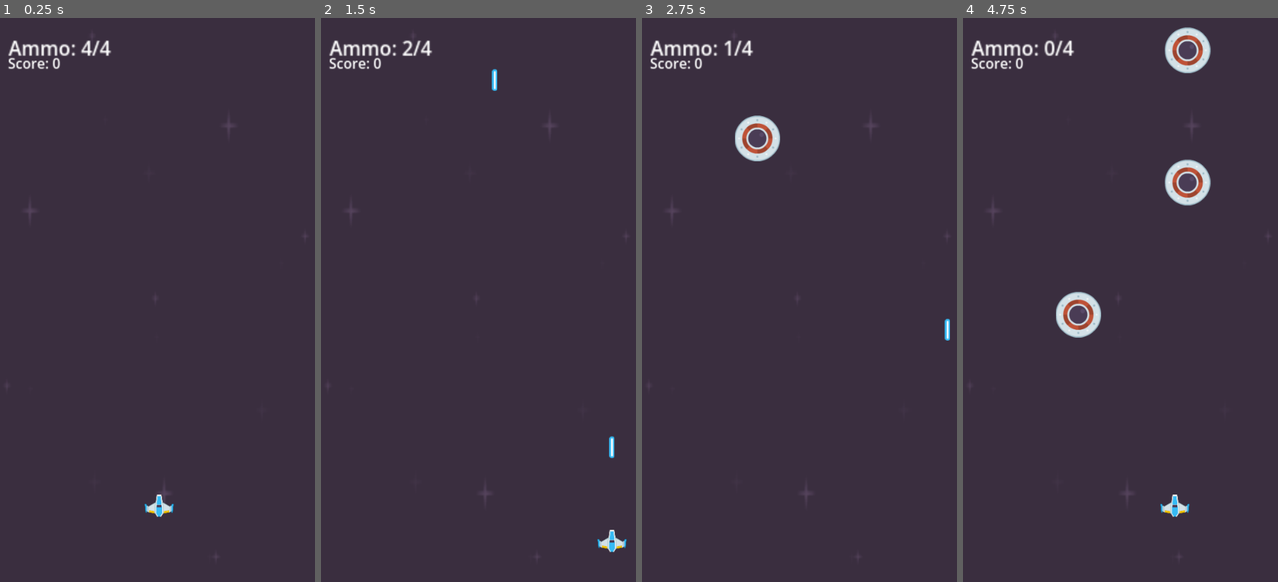
Above: before the commit, frames 1-4 (left to right).
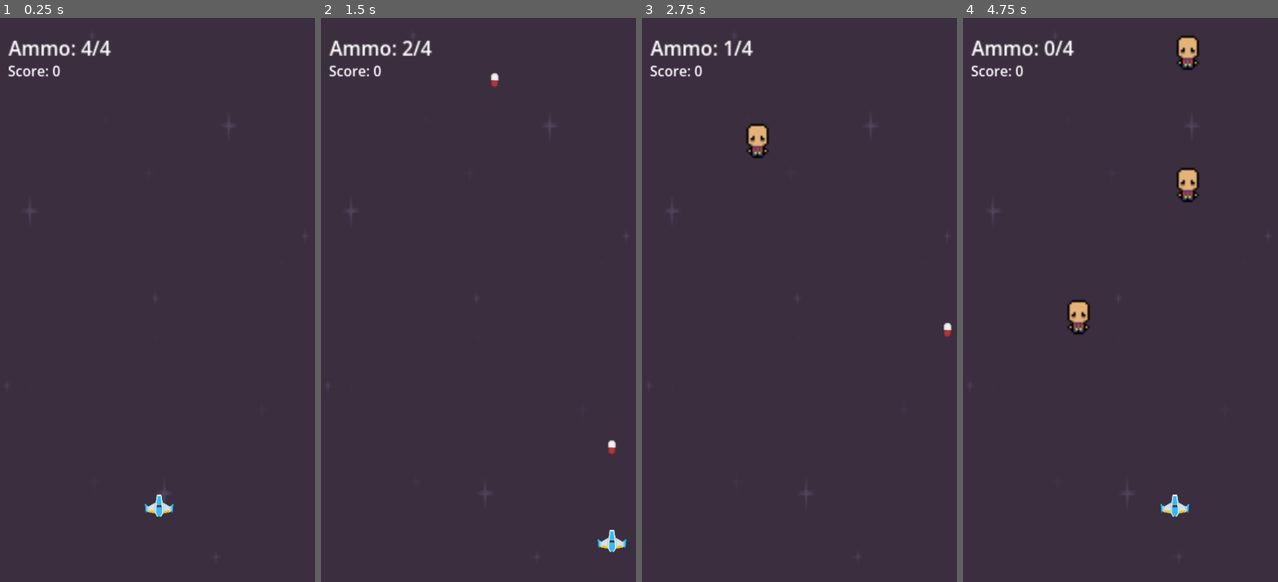
Above: after the commit, the same moments.

Repository: jc1748/GodotSpaceShooterRepo
Game: Godot game, scene res://world.tscn
The game is run twice, just before and just after one commit, with the same random seed, the same clock (stepped at 60 frames per second) and the same inputs.
Inputs:
- Up to frame 1 (0.25 s): no input
- Up to frame 2 (1.5 s): tap Enter at 0.5 s; hold D (move_right) 0.53-1.28 s; tap Space (shoot) at 0.6, 1.35 s; hold S (move_down) from 1.28 s (still down)
- Up to frame 3 (2.75 s): release S (move_down) at 2.03 s; hold D (move_right) from 2.03 s (still down); tap Space (shoot) at 2.1 s
- Up to frame 4 (4.75 s): release D (move_right) at 2.78 s; hold W (move_up) 2.78-3.53 s; tap Space (shoot) at 2.85, 3.6, 4.35 s; hold A (move_left) from 3.53 s (still down); tap R (reload) at 4.15 s

The runs differ from the first frame. In frame 1, 0.3% of the frame differs, in the area x 2-20%, y 7-11%; in frame 2, 0.5%; in frame 3, 1.3%; in frame 4, 3.1%, in the area x 2-79%, y 1-57%.

Commit message:
code structure for Dr. L-A push

Diff:
--- a/space-shooter/Characters/enemy/enemy.tscn
+++ b/space-shooter/Characters/enemy/enemy.tscn
@@ -1,23 +1,25 @@
-[gd_scene load_steps=4 format=3 uid="uid://cxp2icw5g0eob"]
+[gd_scene format=3 uid="uid://cxp2icw5g0eob"]
 
-[ext_resource type="Script" path="res://Characters/enemy/enemy.gd" id="1_eb2o7"]
-[ext_resource type="Texture2D" uid="uid://dynyn84caivbu" path="res://Assets/ufoRed.png" id="2_ifcqv"]
+[ext_resource type="Script" uid="uid://cxuforfgkp0ch" path="res://Characters/enemy/enemy.gd" id="1_eb2o7"]
+[ext_resource type="Texture2D" uid="uid://b218fyf3c85qx" path="res://Assets/sick_man1.png" id="2_eb2o7"]
 
 [sub_resource type="CircleShape2D" id="CircleShape2D_dnjbd"]
-radius = 45.0444
+radius = 25.909079
 
-[node name="Enemy_Collision" type="Area2D" groups=["enemies"]]
+[node name="Enemy_Collision" type="Area2D" unique_id=1377178 groups=["enemies"]]
 scale = Vector2(0.85, 0.85)
 collision_layer = 5
 collision_mask = 11
 script = ExtResource("1_eb2o7")
 
-[node name="Enemy_Sprite" type="Sprite2D" parent="."]
-scale = Vector2(1, 1)
-texture = ExtResource("2_ifcqv")
+[node name="Enemy_Sprite" type="Sprite2D" parent="." unique_id=342858598]
+position = Vector2(2.352941, -12.941176)
+scale = Vector2(4, 4)
+texture = ExtResource("2_eb2o7")
 
-[node name="CollisionShape2D" type="CollisionShape2D" parent="."]
+[node name="CollisionShape2D" type="CollisionShape2D" parent="." unique_id=1538749498]
+position = Vector2(0, 14.117647)
 shape = SubResource("CircleShape2D_dnjbd")
 
+[connection signal="area_entered" from="." to="." method="_on_area_entered"]
 [connection signal="area_entered" from="." to="." method="_on_Enemy_area_entered"]
-[connection signal="area_entered" from="." to="." method="_on_area_entered"]
--- a/space-shooter/Projectiles/player_laser.tscn
+++ b/space-shooter/Projectiles/player_laser.tscn
@@ -1,21 +1,22 @@
-[gd_scene load_steps=4 format=3 uid="uid://cngnsr7s06npg"]
+[gd_scene format=3 uid="uid://cngnsr7s06npg"]
 
-[ext_resource type="Script" path="res://Projectiles/player_laser.gd" id="1_aknpy"]
-[ext_resource type="Texture2D" uid="uid://86sclxodqwk3" path="res://Assets/laserBlue05.png" id="2_g0lww"]
+[ext_resource type="Script" uid="uid://dgthym74q2fns" path="res://Projectiles/player_laser.gd" id="1_aknpy"]
+[ext_resource type="Texture2D" uid="uid://n8crk72jjqrm" path="res://Assets/pill_red.png" id="2_aknpy"]
 
 [sub_resource type="CapsuleShape2D" id="CapsuleShape2D_k5jgu"]
-radius = 4.0
-height = 38.0
+radius = 7.0
+height = 26.0
 
-[node name="PlayerLaser" type="Area2D"]
+[node name="PlayerLaser" type="Area2D" unique_id=1391205783]
 collision_layer = 8
 collision_mask = 5
 script = ExtResource("1_aknpy")
 
-[node name="Sprite2D" type="Sprite2D" parent="."]
-texture = ExtResource("2_g0lww")
+[node name="Sprite2D" type="Sprite2D" parent="." unique_id=1980277677]
+rotation = -0.7642402
+texture = ExtResource("2_aknpy")
 
-[node name="CollisionShape2D" type="CollisionShape2D" parent="."]
+[node name="CollisionShape2D" type="CollisionShape2D" parent="." unique_id=1343800172]
 shape = SubResource("CapsuleShape2D_k5jgu")
 
 [connection signal="area_entered" from="." to="." method="_on_PlayerLaser_area_entered"]
--- a/space-shooter/world.tscn
+++ b/space-shooter/world.tscn
@@ -3,7 +3,6 @@
 [ext_resource type="Script" uid="uid://bau25rusx67r8" path="res://world.gd" id="1_036b0"]
 [ext_resource type="Texture2D" uid="uid://dru7it6hichd3" path="res://Assets/darkPurple.png" id="1_f3sb7"]
 [ext_resource type="PackedScene" uid="uid://cp374h8dax5f7" path="res://Characters/player/player.tscn" id="2_fj7yv"]
-[ext_resource type="PackedScene" uid="uid://cxp2icw5g0eob" path="res://Characters/enemy/enemy.tscn" id="3_tlwt5"]
 [ext_resource type="PackedScene" uid="uid://tagqeitalvu8" path="res://Characters/enemy/enemy_spawer.tscn" id="4_aqk2v"]
 [ext_resource type="PackedScene" uid="uid://di4vjbv660a33" path="res://asteroid_spawner.tscn" id="6_dwbse"]
 
@@ -18,10 +17,6 @@
 [node name="Player" parent="." unique_id=273959161 instance=ExtResource("2_fj7yv")]
 position = Vector2(274, 830)
 
-[node name="Enemy" parent="." unique_id=1684431692 instance=ExtResource("3_tlwt5")]
-visible = false
-position = Vector2(256, 73)
-
 [node name="Enemy_Spawer" parent="." unique_id=1573530991 instance=ExtResource("4_aqk2v")]
 position = Vector2(16, 10)
 scale = Vector2(1.00382, 1)
@@ -31,9 +26,9 @@
 
 [node name="Score" type="Label" parent="." unique_id=458921157]
 offset_left = 16.0
-offset_top = 59.0
+offset_top = 72.0
 offset_right = 68.0
-offset_bottom = 82.0
+offset_bottom = 95.0
 scale = Vector2(1.48, 1.52)
 text = "Score: "
 
Binary file added: space-shooter/Assets/pill_red.png
Not shown, added: space-shooter/Assets/pill_red.png.import
Binary file added: space-shooter/Assets/playerLife1_blue.png
Not shown, added: space-shooter/Assets/playerLife1_blue.png.import
Binary file added: space-shooter/Assets/sick_man1.png
Not shown, added: space-shooter/Assets/sick_man1.png.import
Binary file added: space-shooter/Assets/whitetilebig.png
Not shown, added: space-shooter/Assets/whitetilebig.png.import
Not shown, added: space-shooter/Assets/sick_man1-20260424-125319.piskel
